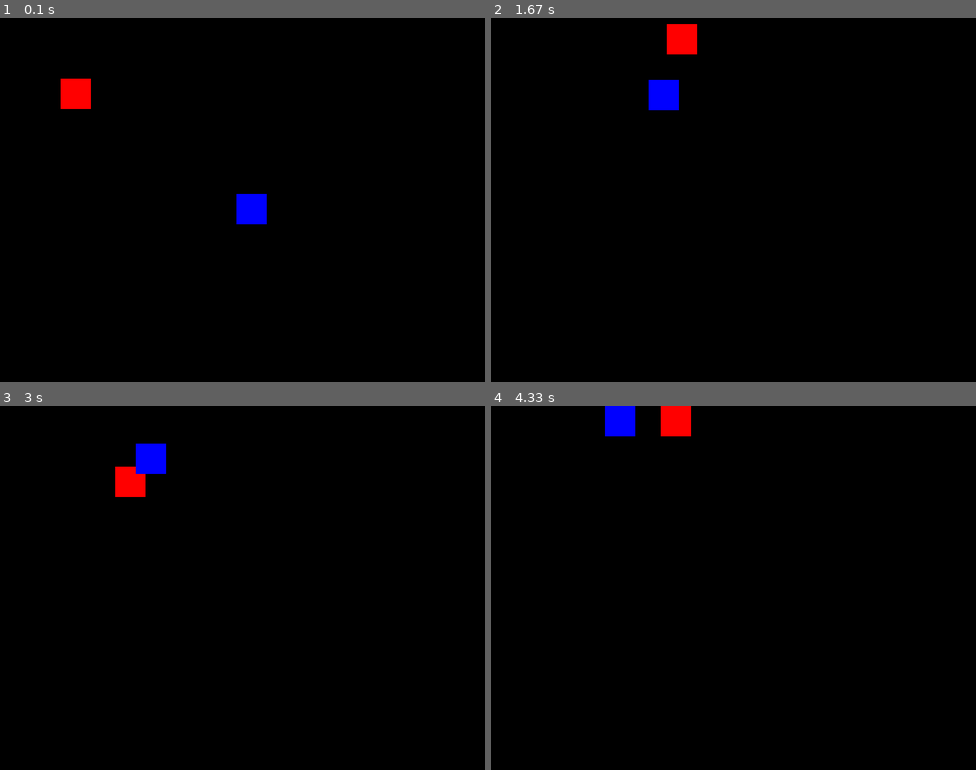
Above: before the commit, frames 1-4 (two rows, left to right).
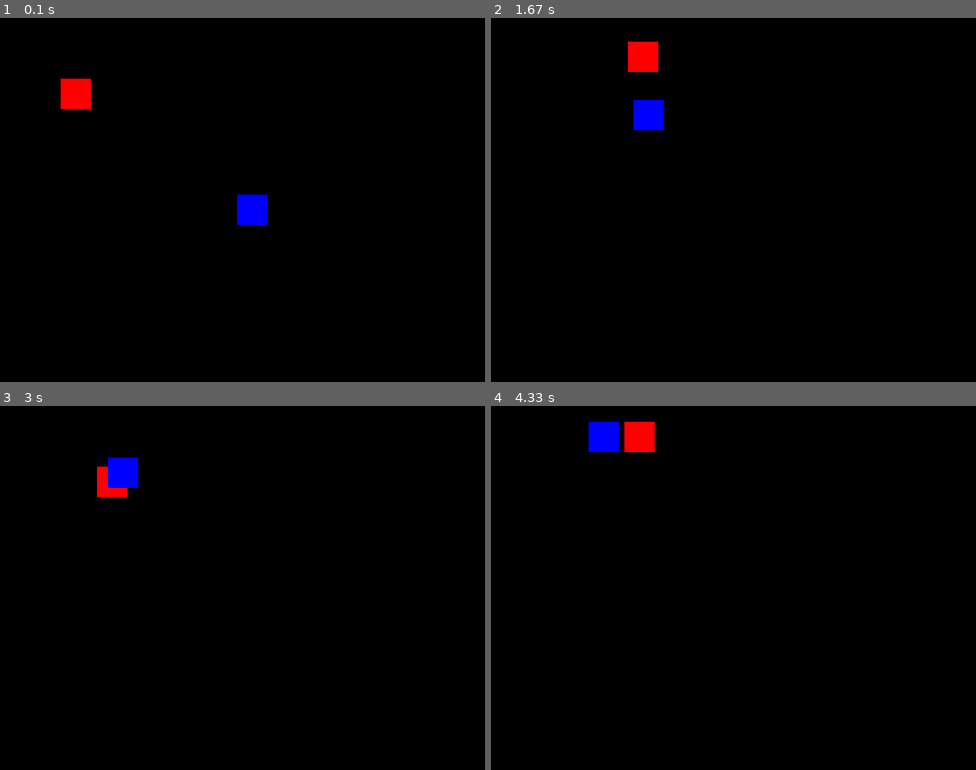
Above: after the commit, the same moments.

Repository: ludovic-laloux/rpg-project
Game: pygame game, started from pygame-rpg/main.py
Same seed, same stepped clock (60 frames per second), same inputs: the game is played once before the commit and once after it.
Inputs:
- Up to frame 1 (0.1 s): no input
- Up to frame 2 (1.67 s): tap Space at 0.33 s; hold Right 0.67-1.13 s; hold Up 1.17-1.47 s; hold Right from 1.5 s (still down)
- Up to frame 3 (3 s): release Right at 1.97 s; hold Left 2-2.53 s; hold Down 2.57-2.87 s; hold Left from 2.9 s (still down)
- Up to frame 4 (4.33 s): release Left at 3.3 s; hold Up 3.33-3.7 s; hold Right from 3.73 s (still down)

The runs differ from the first frame. In frame 1, less than 0.1% of the frame differs, in the area x 48-56%, y 48-57%; in frame 2, 1.9%, in the area x 28-43%, y 1-31%; in frame 3, 1.4%; in frame 4, 1.8%.

Commit message:
Add delta-time movement, improve architecture with constants and utility functions

Diff:
--- a/pygame-rpg/main.py
+++ b/pygame-rpg/main.py
@@ -1,4 +1,3 @@
-# IMPORTS
 import pygame
 import math
 
@@ -13,45 +12,48 @@
 pygame.display.set_caption("My First Game")
 clock = pygame.time.Clock()
 
-
+# UTILITY
+def distance(a, b):
+    return math.sqrt((a.x - b.x) ** 2 + (a.y - b.y) ** 2)
 # ---------------- PLAYER CLASS ----------------
 class Player:
     def __init__(self):
         self.x = 100
         self.y = 100
-        self.speed = 5
+        self.speed = 200
         self.size = 50
         self.attack_range = 60
+        self.health = 10
 
-    def move(self):
+    def move(self, dt):
         keys = pygame.key.get_pressed()
 
         if keys[pygame.K_LEFT]:
-            self.x -= self.speed
+            self.x -= self.speed * dt
         if keys[pygame.K_RIGHT]:
-            self.x += self.speed
+            self.x += self.speed * dt
         if keys[pygame.K_UP]:
-            self.y -= self.speed
+            self.y -= self.speed * dt
         if keys[pygame.K_DOWN]:
-            self.y += self.speed
+            self.y += self.speed * dt
 
         # boundaries
         self.x = max(0, min(SCREEN_WIDTH - self.size, self.x))
         self.y = max(0, min(SCREEN_HEIGHT - self.size, self.y))
 
     def attack(self, enemy):
-        distance = math.sqrt(
-            (self.x - enemy.x) ** 2 + (self.y - enemy.y) ** 2
-        )
+        dist = distance(self, enemy)
 
-        if distance < self.attack_range:
-            enemy.health -= 1
+        if dist < self.attack_range:
+            enemy.health = max(0, enemy.health - 1)
             print("Hit enemy! HP:", enemy.health)
+
         else:
             print("Too far!")
 
-    def draw(self, screen):
+    def draw(self,screen):
         pygame.draw.rect(screen, (255, 0, 0), (self.x, self.y, self.size, self.size))
+
 
 # ---------------- ENEMY CLASS ----------------
 class Enemy:
@@ -60,18 +62,28 @@
         self.y = 300
         self.size = 50
         self.health = 3
-        self.speed = 2
+        self.speed = 100
+        self.attack_range = 40
 
-    def follow(self, player):
+    def follow(self, player, dt):
         if self.health > 0:
             if player.x < self.x:
-                self.x -= self.speed
+                self.x -= self.speed * dt
             if player.x > self.x:
-                self.x += self.speed
+                self.x += self.speed * dt
             if player.y < self.y:
-                self.y -= self.speed
+                self.y -= self.speed * dt
             if player.y > self.y:
-                self.y += self.speed
+                self.y += self.speed * dt
+
+    def attack(self, player, dt): # Enemy damages player
+        if self.health <= 0:
+            return
+
+        dist = distance(self, player)
+
+        if dist < self.attack_range:
+            player.health -= 3 * dt
 
     def draw(self, screen):
         if self.health > 0:
@@ -86,7 +98,7 @@
 
 # ---------------- MAIN LOOP ----------------
 while running:
-    clock.tick(60)
+    dt = clock.tick(60) / 1000
 
     # EVENTS
     for event in pygame.event.get():
@@ -98,8 +110,14 @@
                 player.attack(enemy)
 
     # UPDATE
-    player.move()
-    enemy.follow(player)
+    player.move(dt)
+    enemy.follow(player, dt)
+    enemy.attack(player, dt)
+
+    # GAME OVER CHECK
+    if player.health <= 0:
+        print("Game Over")
+        running = False
 
     # DRAW
     screen.fill((0, 0, 0))
@@ -109,5 +127,4 @@
 
     pygame.display.flip()
 
-# SHUTDOWN
 pygame.quit()
